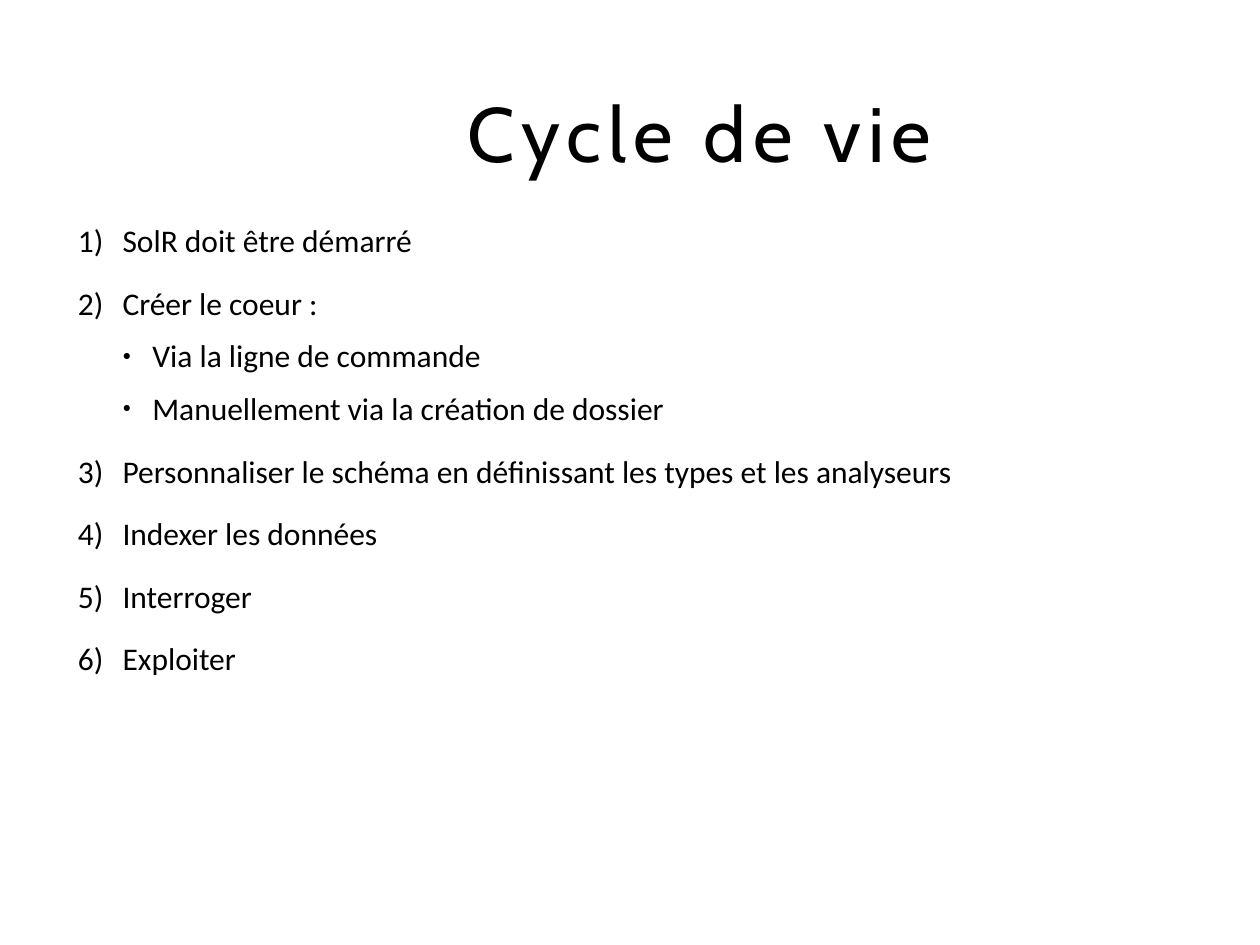
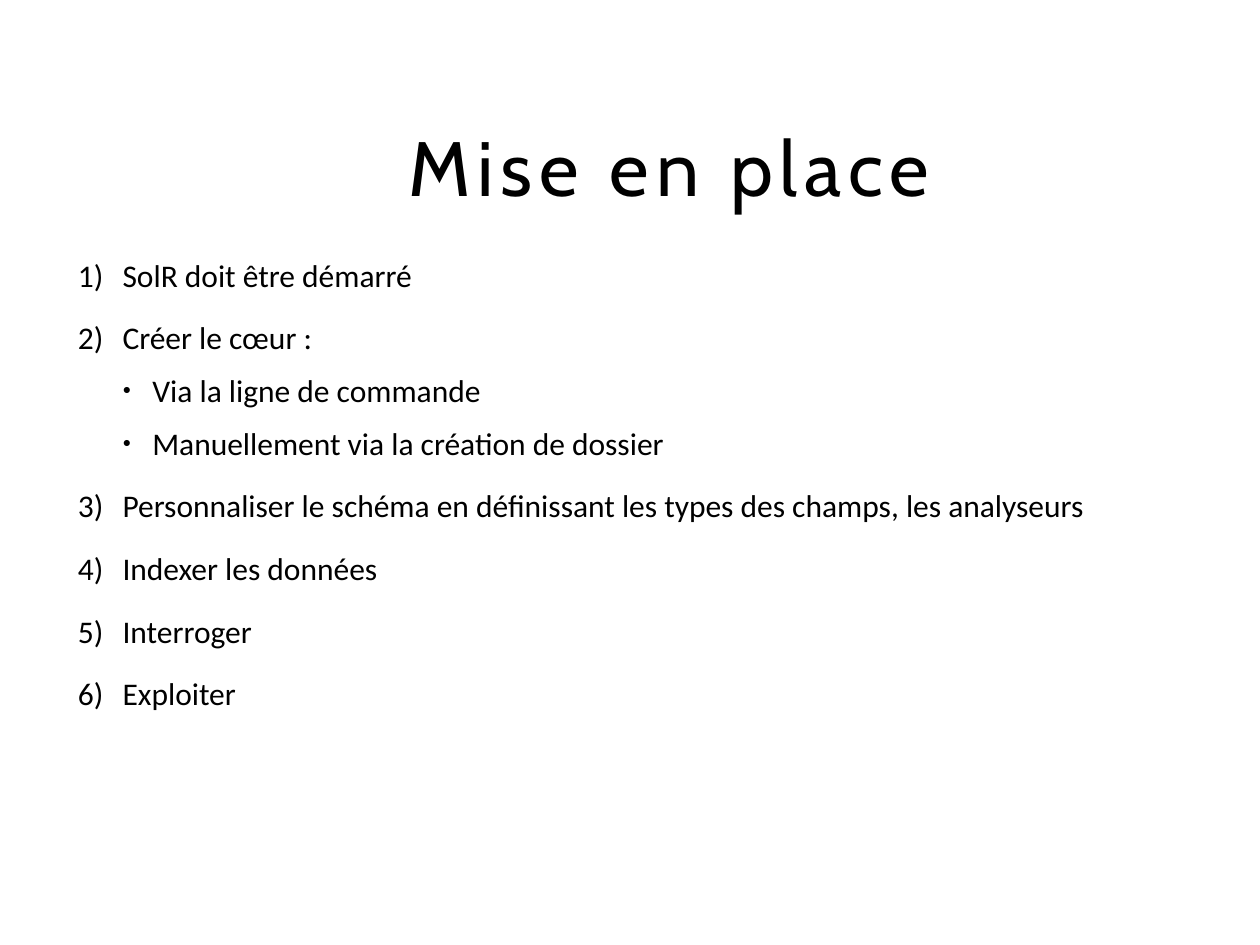
Before and after one commit to dthibau/solr, a slide deck: slide 27 of SolR.odp (slide 28 before the commit). Drawn at 1260x945 pixels with LibreOffice and Linux fonts; fonts in the diff are those of the drawing. Boxes give left, top, right and bottom in pixels: in the first picture for what was removed or moved away, otherwise in the second. Text is boxed around its words. In the diff, an @@ line names an element or a change of style, - is before the commit and + after.

```diff
--- a/SolR.odp
+++ b/SolR.odp
@@ title removed at (468,104,930,179) @@
-Cycle de vie
@@ title added at (409,138,929,214), 44 pt, text #000000 @@
+Mise en place
@@ text "SolR doit être démarré": place and size @@
-text "SolR doit être démarré" at (123,230,951,675)
+text "SolR doit être démarré" at (123,265,1083,710)
@@ text at (123,327,296,350): text changed @@
-2) Créer le coeur :
+2) Créer le cœur :
@@ text at (123,495,1083,522): text changed @@
-3) Personnaliser le schéma en définissant les types et les analyseurs
+3) Personnaliser le schéma en définissant les types des champs, les analyseurs
```
Also in this commit, not shown: 32 other slides changed, 3 slides added, 2 slides removed, 3 other files.
